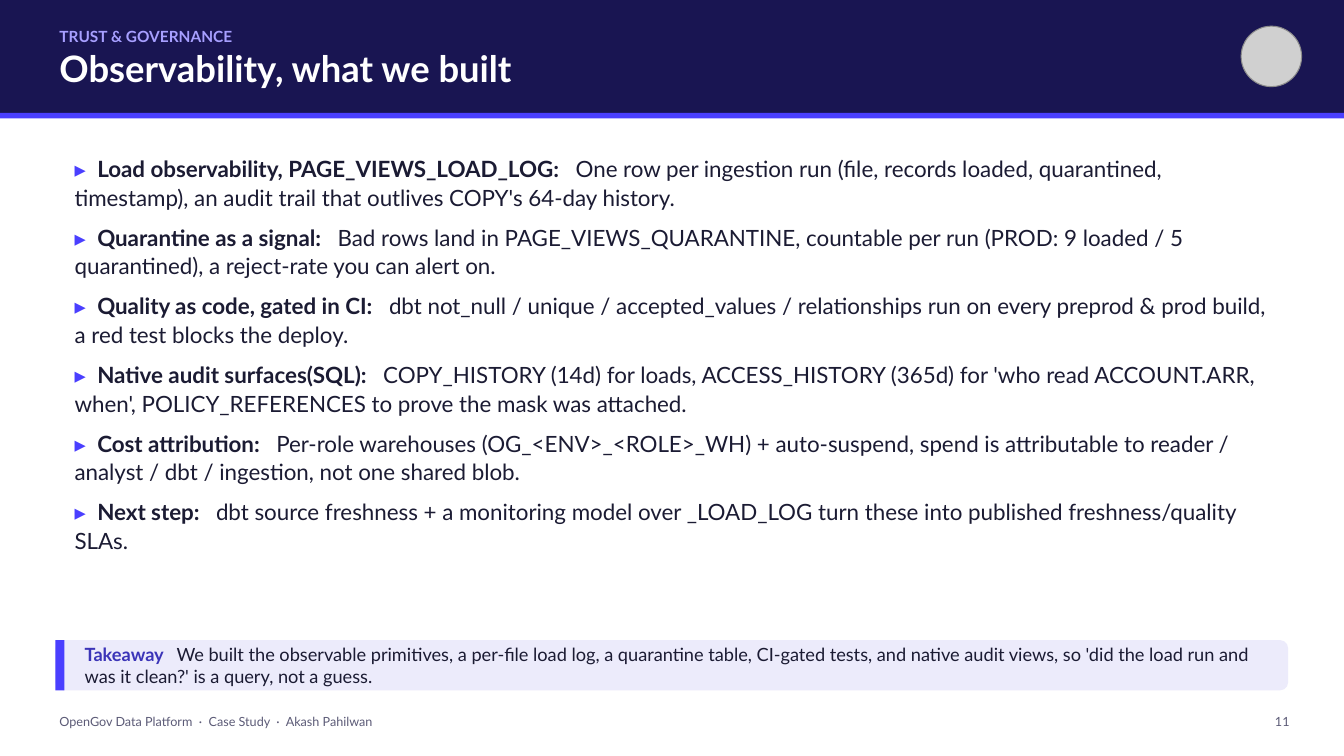
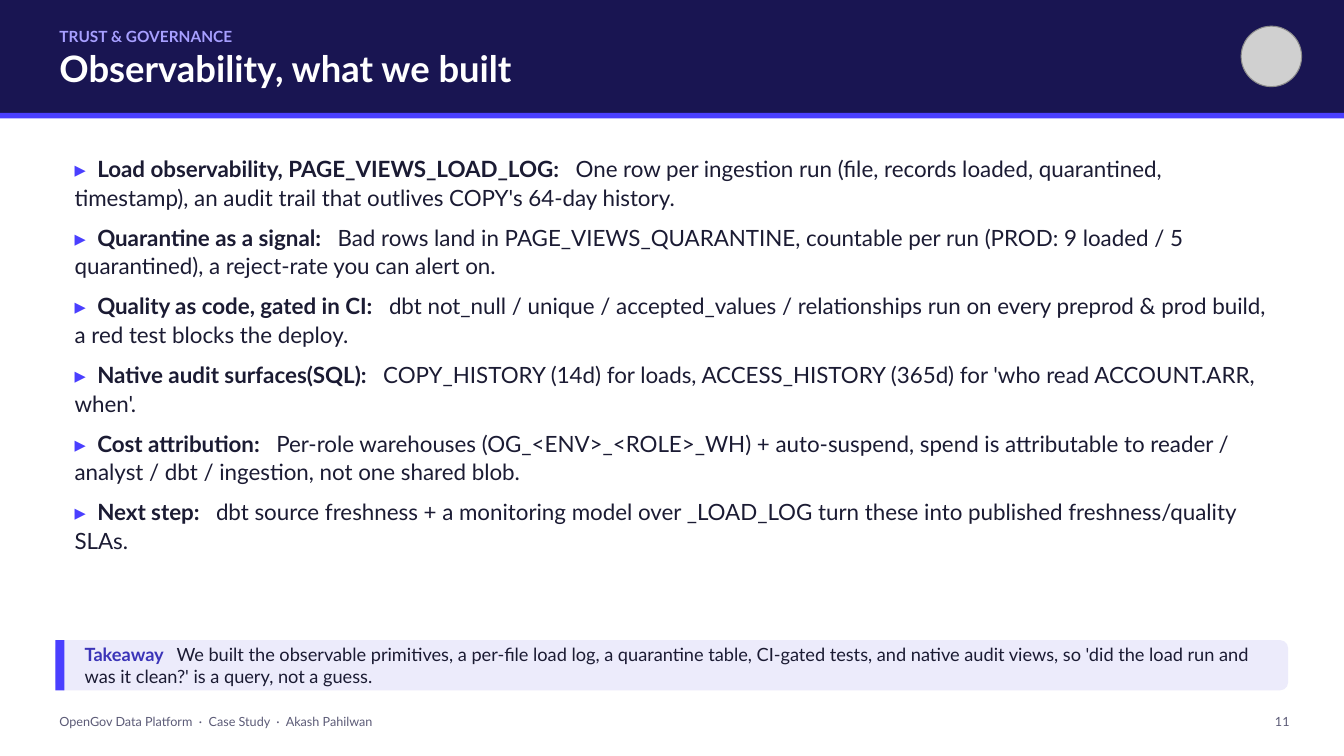
Before and after one commit to akashpahilwan/OpenGovPOC, a slide deck: slide 11 of presentation/OpenGov_Data_Platform_CaseStudy.pptx. Drawn at 1344x756 pixels with LibreOffice and Linux fonts; fonts in the diff are those of the drawing; grey boxes stand for pictures. Boxes give left, top, right and bottom in pixels: in the first picture for what was removed or moved away, otherwise in the second. Text is boxed around its words. In the diff, an @@ line names an element or a change of style, - is before the commit and + after.

```diff
--- a/presentation/OpenGov_Data_Platform_CaseStudy.pptx
+++ b/presentation/OpenGov_Data_Platform_CaseStudy.pptx
@@ text at [75,365,1254,412]: text changed @@
-▸ Native audit surfaces(SQL): COPY_HISTORY (14d) for loads, ACCESS_HISTORY (365d) for 'who read ACCOUNT.ARR, when', POLICY_REFERENCES to prove the mask was attached.
+▸ Native audit surfaces(SQL): COPY_HISTORY (14d) for loads, ACCESS_HISTORY (365d) for 'who read ACCOUNT.ARR, when'.
```
Also in this commit, not shown: 4 other slides changed, 2 other files.
